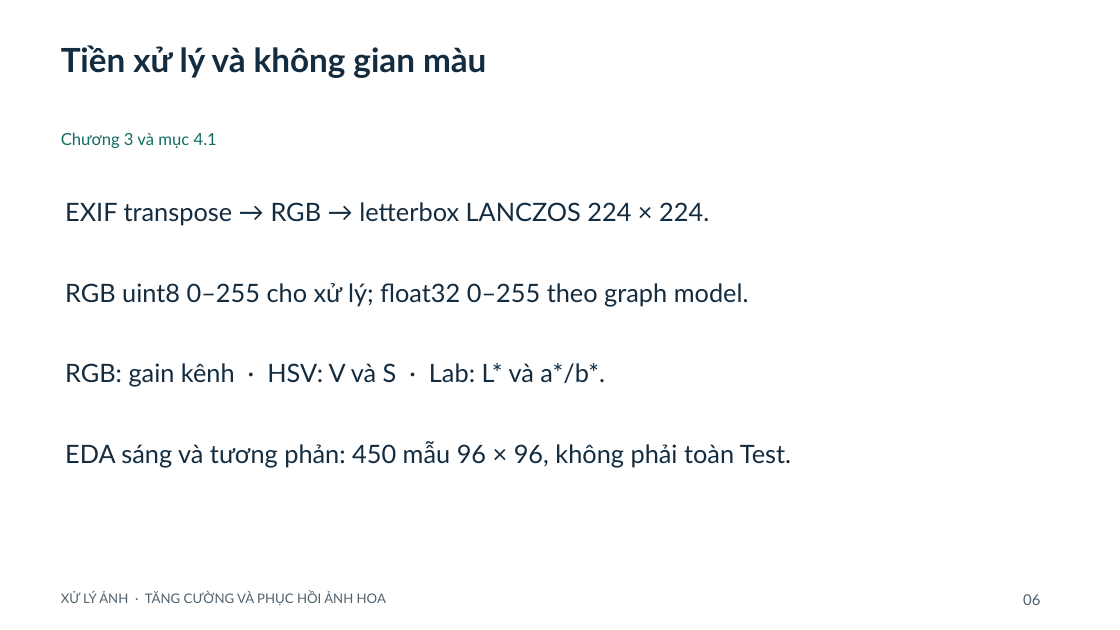
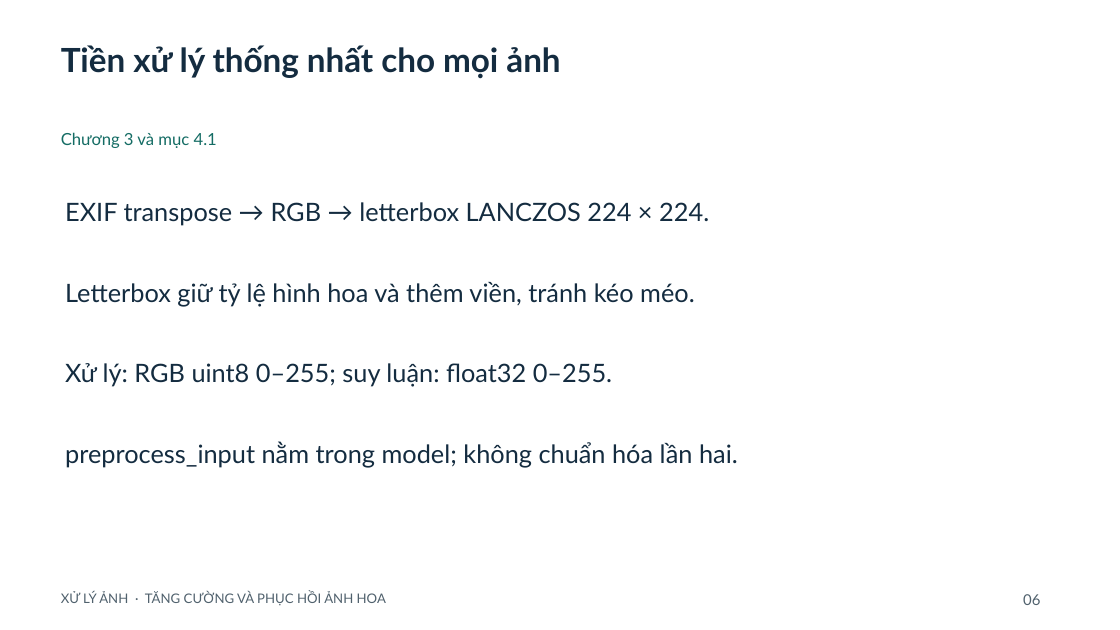
Before and after one commit to ngtd-2609/flower-image-restoration-cnn, a slide deck: slide 6 of docs/SLIDES_REVISED.pptx. Drawn at 1120x630 pixels with LibreOffice and Linux fonts; fonts in the diff are those of the drawing. Boxes give left, top, right and bottom in pixels: in the first picture for what was removed or moved away, otherwise in the second. Text is boxed around its words. In the diff, an @@ line names an element or a change of style, - is before the commit and + after.

```diff
--- a/docs/SLIDES_REVISED.pptx
+++ b/docs/SLIDES_REVISED.pptx
@@ text at bbox=[61, 45, 560, 79]: text changed @@
-Tiền xử lý và không gian màu
+Tiền xử lý thống nhất cho mọi ảnh
@@ text at bbox=[65, 282, 695, 306]: text changed @@
-RGB uint8 0–255 cho xử lý; float32 0–255 theo graph model.
+Letterbox giữ tỷ lệ hình hoa và thêm viền, tránh kéo méo.
@@ text at bbox=[65, 363, 612, 387]: text changed @@
-RGB: gain kênh · HSV: V và S · Lab: L* và a*/b*.
+Xử lý: RGB uint8 0–255; suy luận: float32 0–255.
@@ text at bbox=[65, 441, 738, 467]: text changed @@
-EDA sáng và tương phản: 450 mẫu 96 × 96, không phải toàn Test.
+preprocess_input nằm trong model; không chuẩn hóa lần hai.
```
Also in this commit, not shown: 18 other slides changed, 4 other files.
